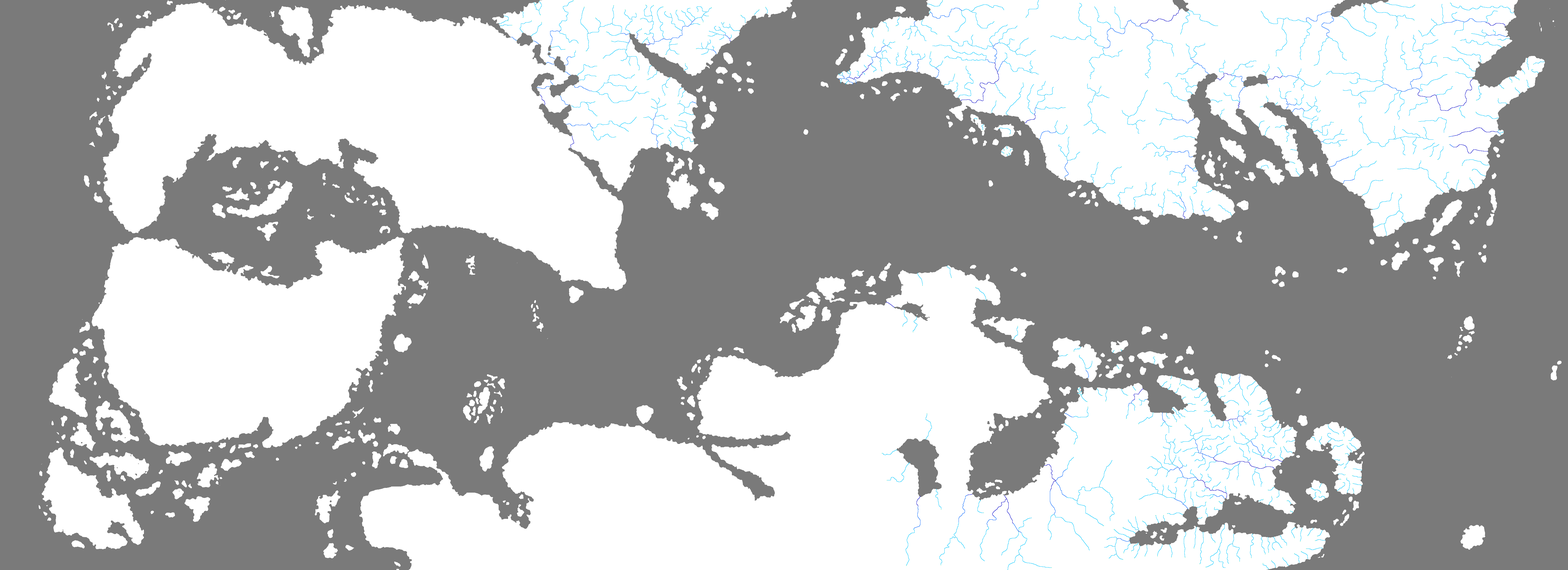
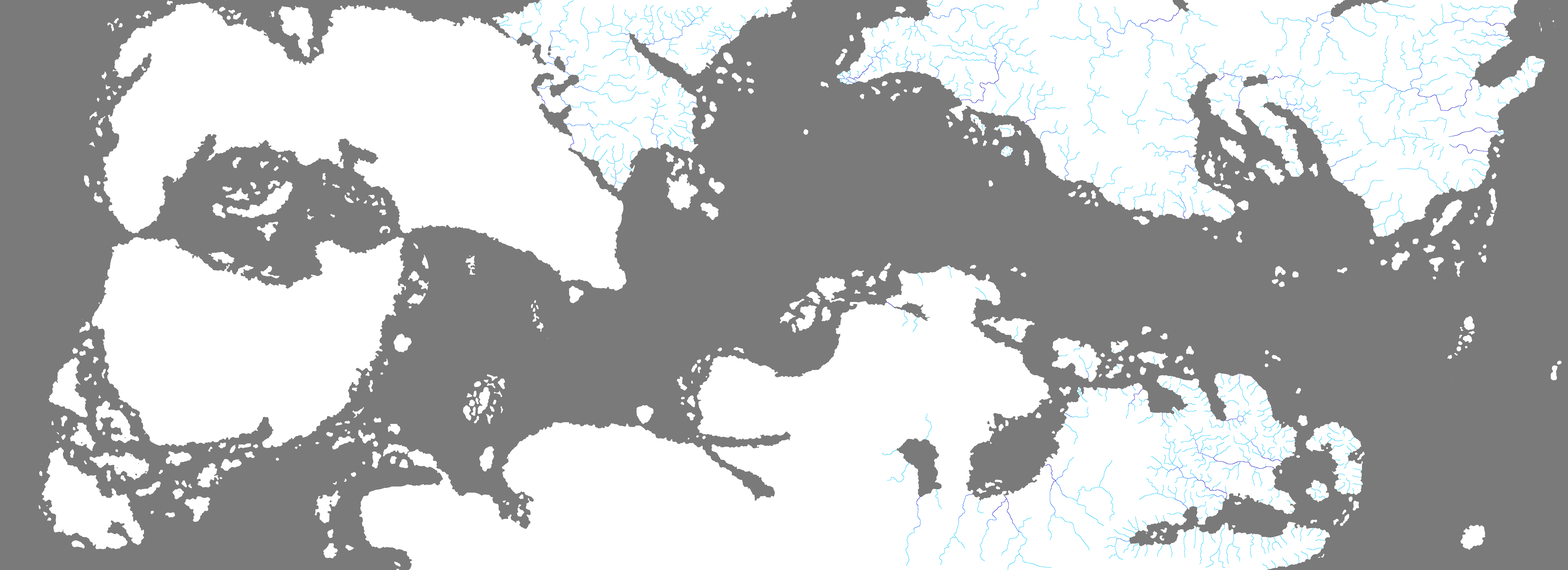
Comparing the layer stacks of the two 1568x570 images. Changes:
painted on "Rivers copy" over [581, 134, 644, 187]
